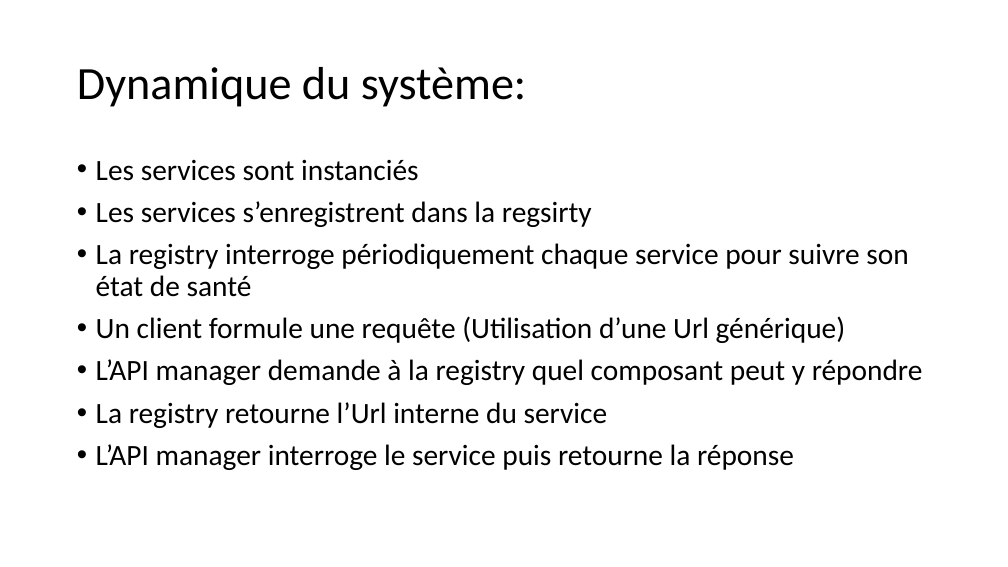
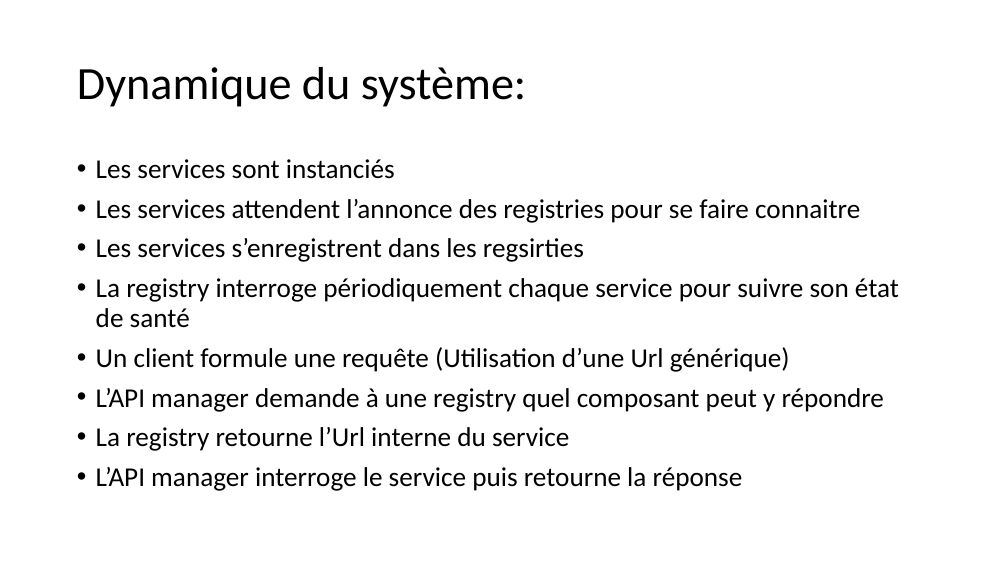
Before and after one commit to apulcino/MSAFO, a slide deck: slide 10 of maquette.pptx. Drawn at 1008x567 pixels with LibreOffice and Linux fonts; fonts in the diff are those of the drawing. Boxes give left, top, right and bottom in pixels: in the first picture for what was removed or moved away, otherwise in the second. Text is boxed around its words. In the diff, an @@ line names an element or a change of style, - is before the commit and + after.

```diff
--- a/maquette.pptx
+++ b/maquette.pptx
@@ text at <box>96,159,899,491</box>: size 28 to 25.9 pt in "Les services sont instanciés", "La registry interroge périodiquement chaque service pour ...", "Un client formule une requête (Utilisation d’une ...", "La registry retourne l’Url interne du service" and 1 more places @@
@@ text at <box>96,199,860,262</box>: text changed; size 28 to 25.9 pt @@
-• Les services s’enregistrent dans la regsirty
+• Les services attendent l’annonce des registries pour se faire connaitre
+• Les services s’enregistrent dans les regsirties
@@ text at <box>96,388,885,412</box>: text changed; size 28 to 25.9 pt @@
-• L’API manager demande à la registry quel composant peut y répondre
+• L’API manager demande à une registry quel composant peut y répondre
```
Also in this commit, not shown: 3 other slides changed, 1 other file.
